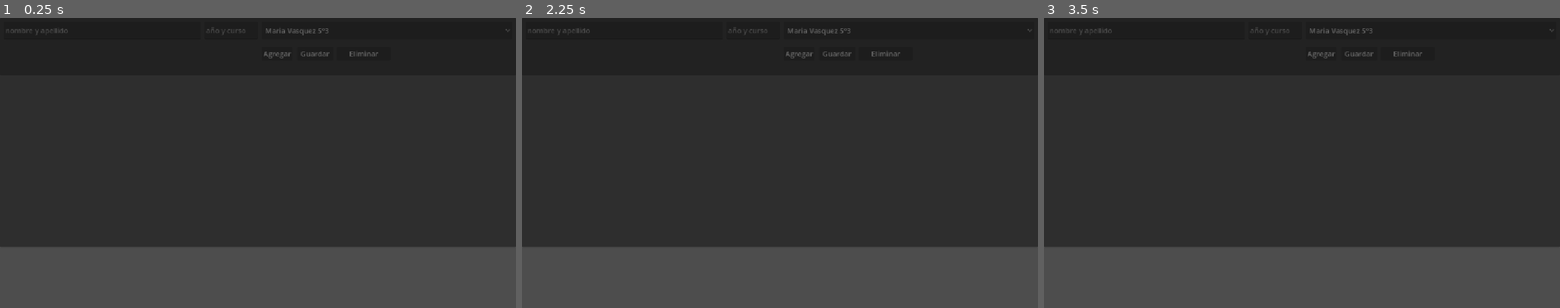
Above: before the commit, frames 1-3 (left to right).
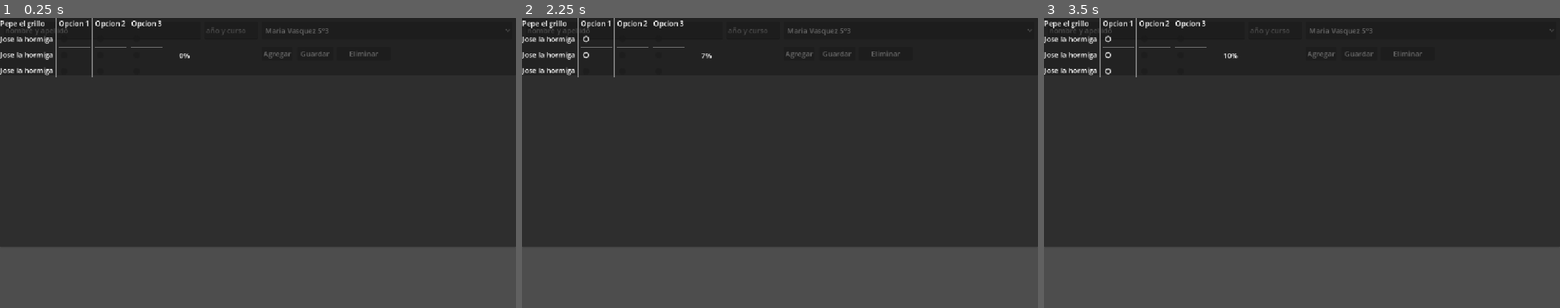
Above: after the commit, the same moments.

Repository: Kiwsety/Evaluacion-De-Profesores
Game: Godot game, scene res://control.tscn
The game is run twice, just before and just after one commit, with the same random seed, the same clock (stepped at 60 frames per second) and the same inputs.
Inputs (mouse positions are in pixels of both pictures, inside the frame that each line leads up to):
- Up to frame 1 (0.25 s): no input
- Up to frame 2 (2.25 s): click (625, 29) at 0.52 s; type "Alex" at 0.6 s; click (754, 29) at 0.75 s; type "12" at 0.83 s; click (594, 38) at 1.27 s; click (594, 55) at 2.02 s
- Up to frame 3 (3.5 s): click (1116, 70) at 2.77 s

The runs differ from the first frame. In frame 1, 0.9% of the frame differs, in the area x 0-37%, y 0-21%; in frame 2, 0.9%; in frame 3, 1.0%, in the area x 0-38%, y 0-21%.

Commit message:
0.0.4
+ points.gd
+ pints.gd.uid
* points.tscn

Diff:
--- /dev/null
+++ b/points.gd
@@ -0,0 +1,39 @@
+extends Panel
+var Points = 0
+
+# Called when the node enters the scene tree for the first time.
+func _ready() -> void:
+	pass # Replace with function body.
+
+
+# Called every frame. 'delta' is the elapsed time since the previous frame.
+func _process(delta: float) -> void:
+	var i = 0
+
+	#1
+	if $"Panel/Option1/1".button_pressed:
+		i+=1
+	elif $"Panel/Option2/1".button_pressed:
+		i+=5
+	elif $"Panel/Option3/1".button_pressed:
+		i+=10
+
+	#2
+	if $"Panel/Option1/2".button_pressed:
+		i+=1
+	elif $"Panel/Option2/2".button_pressed:
+		i+=5
+	elif $"Panel/Option3/2".button_pressed:
+		i+=10
+	Points = i
+	$PointCount.text = str(Points)
+
+	#3
+	if $"Panel/Option1/3".button_pressed:
+		i+=1
+	elif $"Panel/Option2/3".button_pressed:
+		i+=5
+	elif $"Panel/Option3/3".button_pressed:
+		i+=10
+	Points = i
+	$PointCount.text = str(int(round(Points/30.0 * 100))) + "%"
--- a/points.tscn
+++ b/points.tscn
@@ -1,6 +1,152 @@
 [gd_scene format=3 uid="uid://db6t1u11y157f"]
 
-[node name="Panel" type="PanelContainer" unique_id=1793561398]
+[ext_resource type="Script" uid="uid://flwrd80uhrwy" path="res://points.gd" id="1_n31ie"]
+
+[sub_resource type="ButtonGroup" id="ButtonGroup_3d3xj"]
+
+[sub_resource type="ButtonGroup" id="ButtonGroup_n31ie"]
+
+[sub_resource type="ButtonGroup" id="ButtonGroup_sp3hk"]
+
+[node name="Points" type="Panel" unique_id=2097312209]
 offset_top = 136.0
 offset_right = 1152.0
 offset_bottom = 648.0
+script = ExtResource("1_n31ie")
+
+[node name="Panel" type="HBoxContainer" parent="." unique_id=1398932214]
+layout_mode = 0
+offset_right = 1152.0
+offset_bottom = 23.0
+
+[node name="Guide" type="VBoxContainer" parent="Panel" unique_id=1992383149]
+layout_mode = 2
+
+[node name="Label" type="Label" parent="Panel/Guide" unique_id=632794195]
+layout_mode = 2
+text = "Pepe el grillo"
+
+[node name="HSeparator" type="HSeparator" parent="Panel/Guide" unique_id=1060395861]
+layout_mode = 2
+
+[node name="Label2" type="Label" parent="Panel/Guide" unique_id=1320195597]
+layout_mode = 2
+text = "Jose la hormiga"
+
+[node name="HSeparator2" type="HSeparator" parent="Panel/Guide" unique_id=189695742]
+layout_mode = 2
+
+[node name="Label3" type="Label" parent="Panel/Guide" unique_id=81417115]
+layout_mode = 2
+text = "Jose la hormiga"
+
+[node name="HSeparator3" type="HSeparator" parent="Panel/Guide" unique_id=541385082]
+layout_mode = 2
+
+[node name="Label4" type="Label" parent="Panel/Guide" unique_id=726485790]
+layout_mode = 2
+text = "Jose la hormiga"
+
+[node name="VSeparator" type="VSeparator" parent="Panel" unique_id=1617852384]
+layout_mode = 2
+
+[node name="Option1" type="VBoxContainer" parent="Panel" unique_id=1573008675]
+layout_mode = 2
+
+[node name="Label" type="Label" parent="Panel/Option1" unique_id=1806166619]
+layout_mode = 2
+text = "Opcion 1"
+
+[node name="HSeparator" type="HSeparator" parent="Panel/Option1" unique_id=1136191659]
+layout_mode = 2
+
+[node name="1" type="CheckBox" parent="Panel/Option1" unique_id=1905255387]
+layout_mode = 2
+button_group = SubResource("ButtonGroup_3d3xj")
+
+[node name="HSeparator2" type="HSeparator" parent="Panel/Option1" unique_id=1846337287]
+layout_mode = 2
+
+[node name="2" type="CheckBox" parent="Panel/Option1" unique_id=819436328]
+layout_mode = 2
+button_group = SubResource("ButtonGroup_n31ie")
+
+[node name="HSeparator3" type="HSeparator" parent="Panel/Option1" unique_id=427614721]
+layout_mode = 2
+
+[node name="3" type="CheckBox" parent="Panel/Option1" unique_id=936019027]
+layout_mode = 2
+button_group = SubResource("ButtonGroup_sp3hk")
+
+[node name="VSeparator2" type="VSeparator" parent="Panel" unique_id=266421804]
+layout_mode = 2
+
+[node name="Option2" type="VBoxContainer" parent="Panel" unique_id=270270345]
+layout_mode = 2
+
+[node name="Label" type="Label" parent="Panel/Option2" unique_id=1439646452]
+layout_mode = 2
+text = "Opcion 2"
+
+[node name="HSeparator" type="HSeparator" parent="Panel/Option2" unique_id=134398528]
+layout_mode = 2
+
+[node name="1" type="CheckBox" parent="Panel/Option2" unique_id=661580897]
+layout_mode = 2
+button_group = SubResource("ButtonGroup_3d3xj")
+
+[node name="HSeparator2" type="HSeparator" parent="Panel/Option2" unique_id=93458445]
+layout_mode = 2
+
+[node name="2" type="CheckBox" parent="Panel/Option2" unique_id=1686738328]
+layout_mode = 2
+button_group = SubResource("ButtonGroup_n31ie")
+
+[node name="HSeparator3" type="HSeparator" parent="Panel/Option2" unique_id=885703675]
+layout_mode = 2
+
+[node name="3" type="CheckBox" parent="Panel/Option2" unique_id=1426899482]
+layout_mode = 2
+button_group = SubResource("ButtonGroup_sp3hk")
+
+[node name="VSeparator3" type="VSeparator" parent="Panel" unique_id=116753490]
+layout_mode = 2
+
+[node name="Option3" type="VBoxContainer" parent="Panel" unique_id=208746955]
+layout_mode = 2
+
+[node name="Label" type="Label" parent="Panel/Option3" unique_id=1351586900]
+layout_mode = 2
+text = "Opcion 3"
+
+[node name="HSeparator" type="HSeparator" parent="Panel/Option3" unique_id=2010793230]
+layout_mode = 2
+
+[node name="1" type="CheckBox" parent="Panel/Option3" unique_id=2117640810]
+layout_mode = 2
+button_group = SubResource("ButtonGroup_3d3xj")
+
+[node name="HSeparator2" type="HSeparator" parent="Panel/Option3" unique_id=164984977]
+layout_mode = 2
+
+[node name="2" type="CheckBox" parent="Panel/Option3" unique_id=2096081141]
+layout_mode = 2
+button_group = SubResource("ButtonGroup_n31ie")
+
+[node name="HSeparator3" type="HSeparator" parent="Panel/Option3" unique_id=1376560650]
+layout_mode = 2
+
+[node name="3" type="CheckBox" parent="Panel/Option3" unique_id=373830618]
+layout_mode = 2
+button_group = SubResource("ButtonGroup_sp3hk")
+
+[node name="VSeparator4" type="VSeparator" parent="Panel" unique_id=1585187706]
+layout_mode = 2
+
+[node name="PointCount" type="Label" parent="." unique_id=1832004883]
+layout_mode = 0
+offset_left = 400.0
+offset_top = 72.0
+offset_right = 440.0
+offset_bottom = 95.0
+text = "5"
Not shown, added: points.gd.uid
